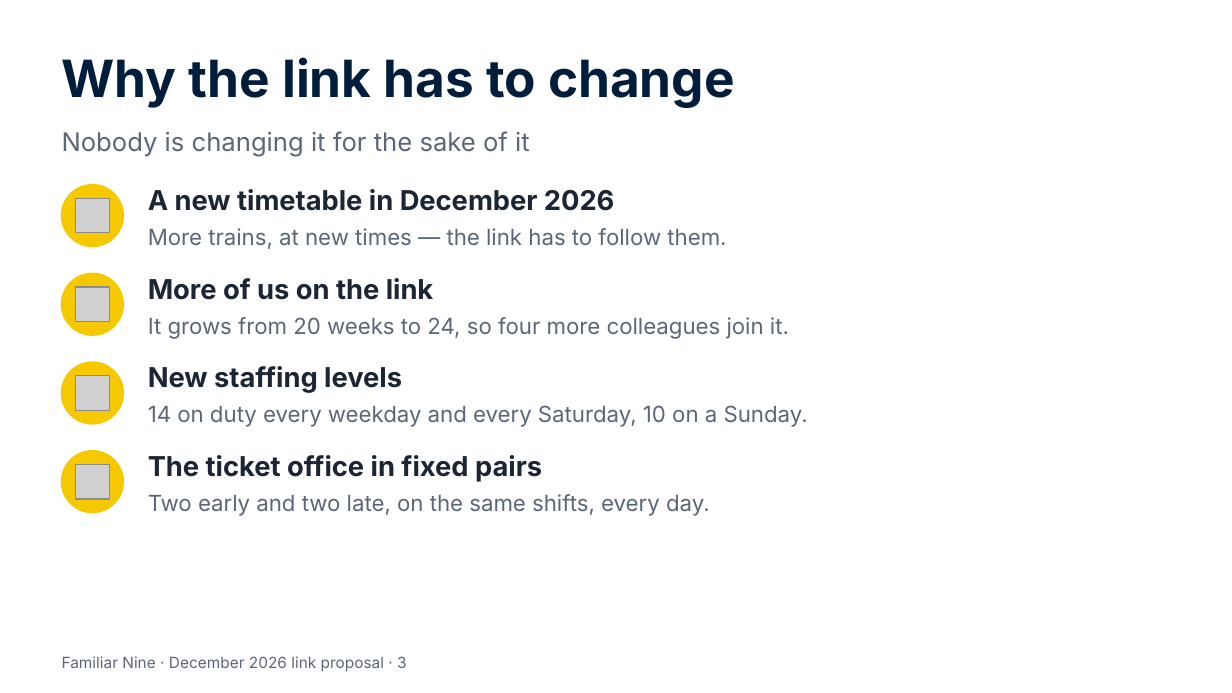
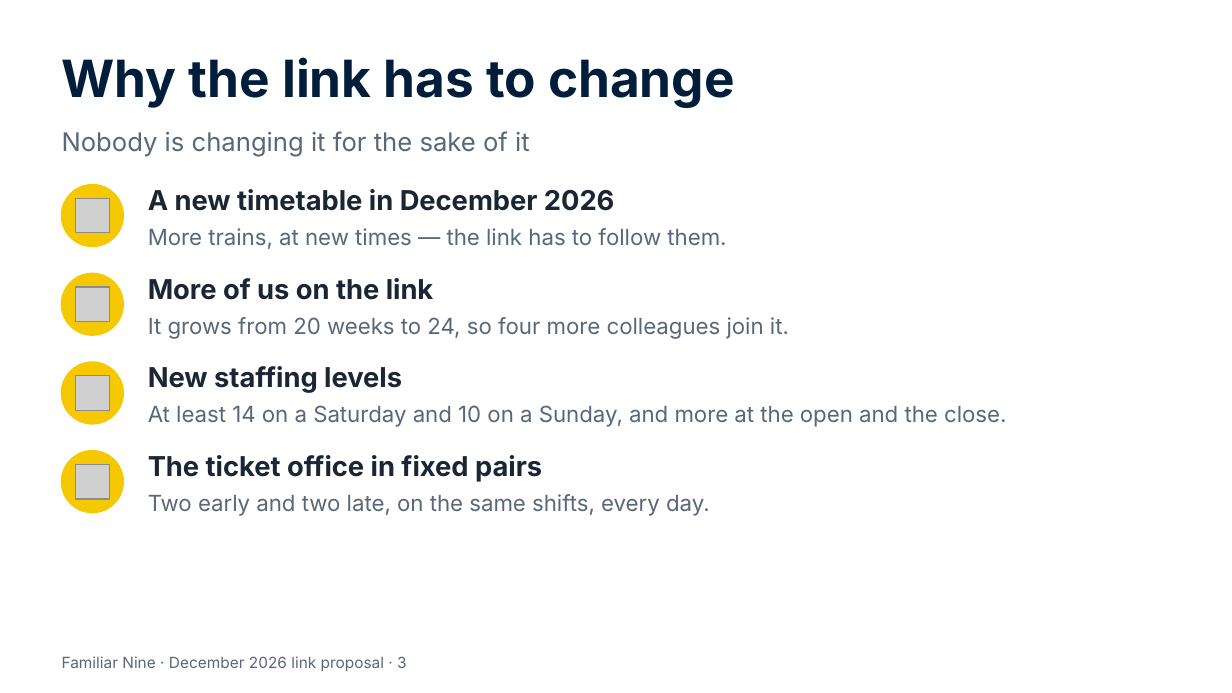
Before and after one commit to Garethdavidmiller/roster-app, a slide deck: slide 3 of docs/proposals/presentations/Familiar-Nine-for-colleagues.pptx. Drawn at 1232x693 pixels with LibreOffice and Linux fonts; fonts in the diff are those of the drawing; grey boxes stand for pictures. Boxes give left, top, right and bottom in pixels: in the first picture for what was removed or moved away, otherwise in the second. Text is boxed around its words. In the diff, an @@ line names an element or a change of style, - is before the commit and + after.

```diff
--- a/docs/proposals/presentations/Familiar-Nine-for-colleagues.pptx
+++ b/docs/proposals/presentations/Familiar-Nine-for-colleagues.pptx
@@ text at (148, 405, 1006, 427): text changed @@
-14 on duty every weekday and every Saturday, 10 on a Sunday.
+At least 14 on a Saturday and 10 on a Sunday, and more at the open and the close.
```
Also in this commit, not shown: 4 other slides changed, 2 other files.
